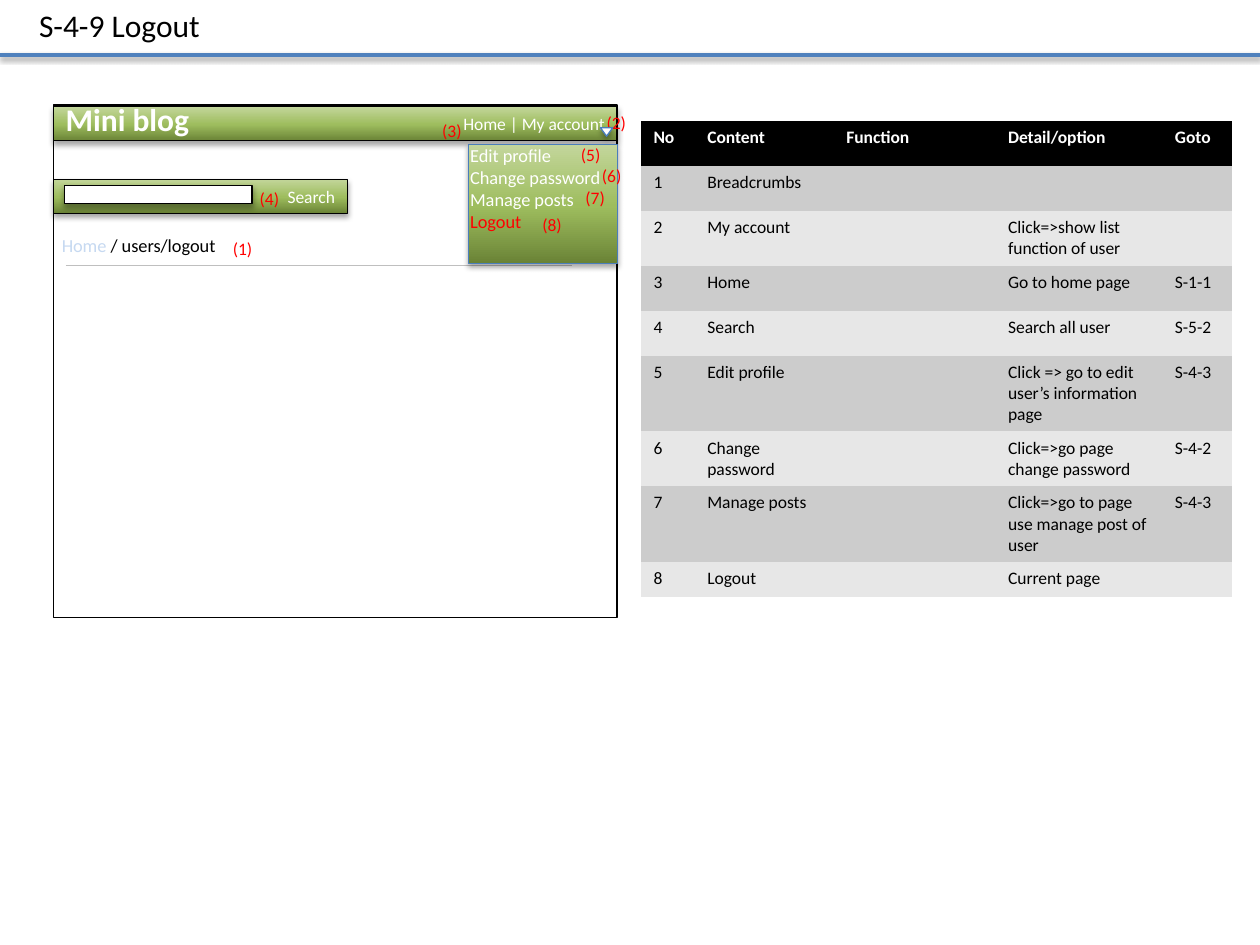
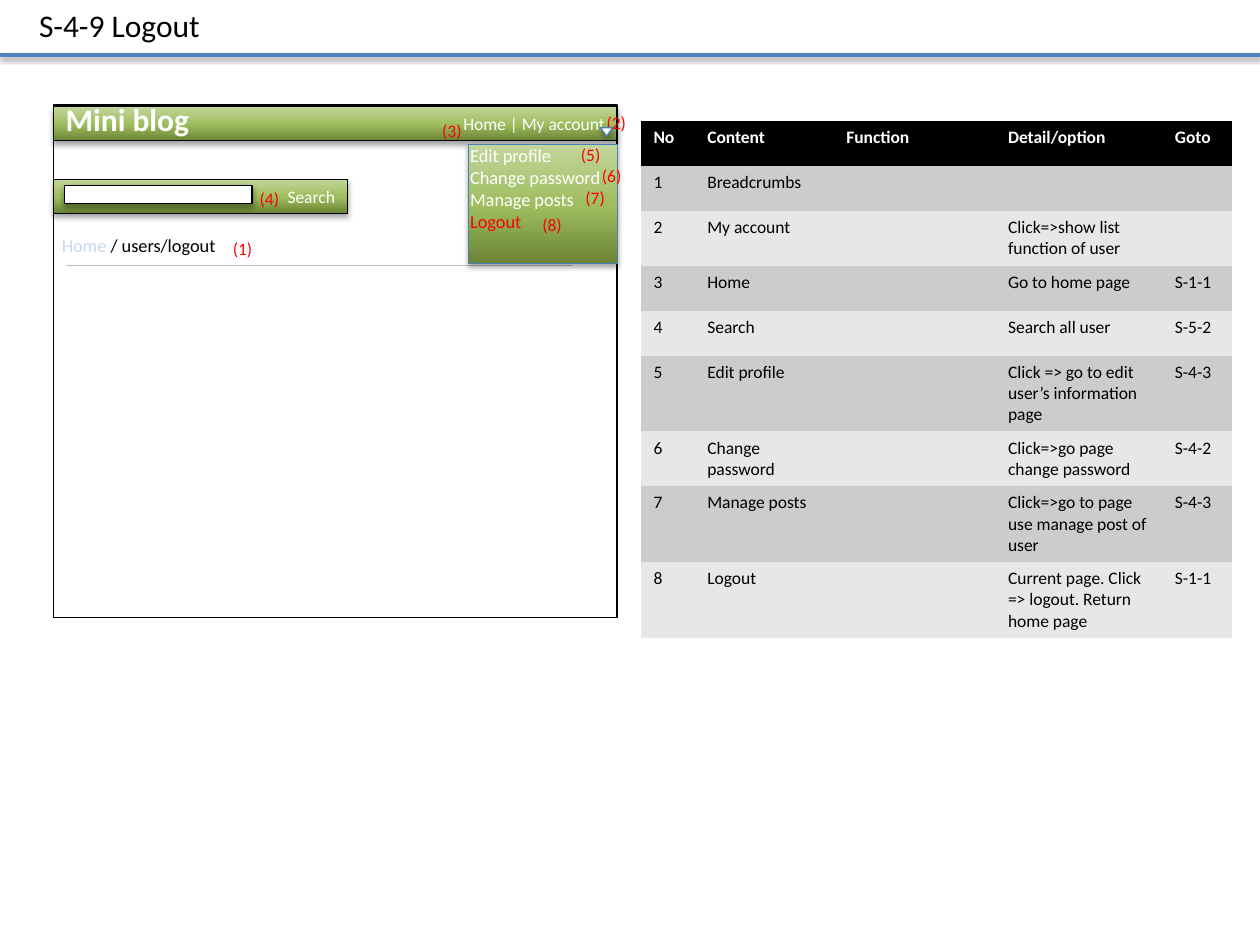
Before and after one commit to Mulodo-PHP-Training/miniblog-lam.vy, a slide deck: slide 6 of doc/frontend/wireframe/TRN-MiniBlog_WireframeDesign_LAMVY.pptx. Drawn at 1260x945 pixels with LibreOffice and Linux fonts; fonts in the diff are those of the drawing. Boxes give left, top, right and bottom in pixels: in the first picture for what was removed or moved away, otherwise in the second. Text is boxed around its words. In the diff, an @@ line names an element or a change of style, - is before the commit and + after.

Commit message:
Fix logout page

```diff
--- a/doc/frontend/wireframe/TRN-MiniBlog_WireframeDesign_LAMVY.pptx
+++ b/doc/frontend/wireframe/TRN-MiniBlog_WireframeDesign_LAMVY.pptx
@@ table at box(641, 121, 1231, 638) @@
-row 9, column 4: Current page
+row 9, column 4: Current page. Click => logout. Return home page
-row 9, column 5: 
+row 9, column 5: S-1-1
```
Also in this commit, not shown: 1 other slide changed.
